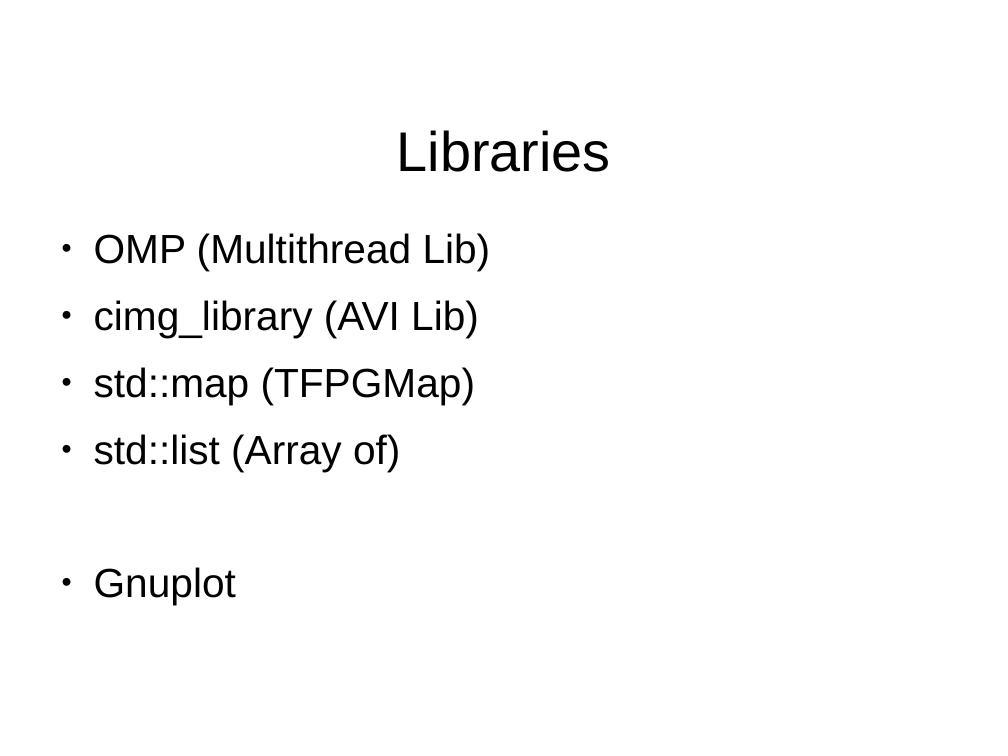
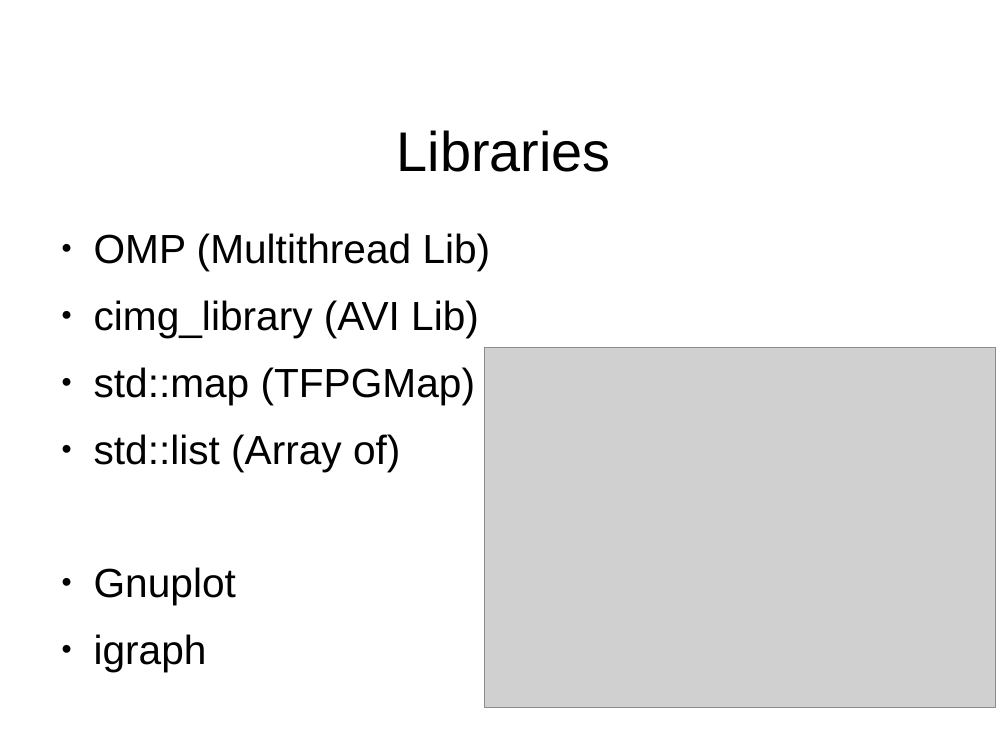
Before and after one commit to PascalCorpsman/biosim4_FPC_translation, a slide deck: slide 6 of presentations/Presentation.odp (slide 5 before the commit). Drawn at 1008x756 pixels with LibreOffice and Linux fonts; fonts in the diff are those of the drawing; grey boxes stand for pictures; background and template pictures are left out. Boxes give left, top, right and bottom in pixels: in the first picture for what was removed or moved away, otherwise in the second. Text is boxed around its words. In the diff, an @@ line names an element or a change of style, - is before the commit and + after.

```diff
--- a/presentations/Presentation.odp
+++ b/presentations/Presentation.odp
@@ picture added at (485,348,996,707) @@
@@ text at (94,634,207,672): paragraph added @@
+● igraph
```
Also in this commit, not shown: 2 other slides changed, 1 slide added, 2 other files.
